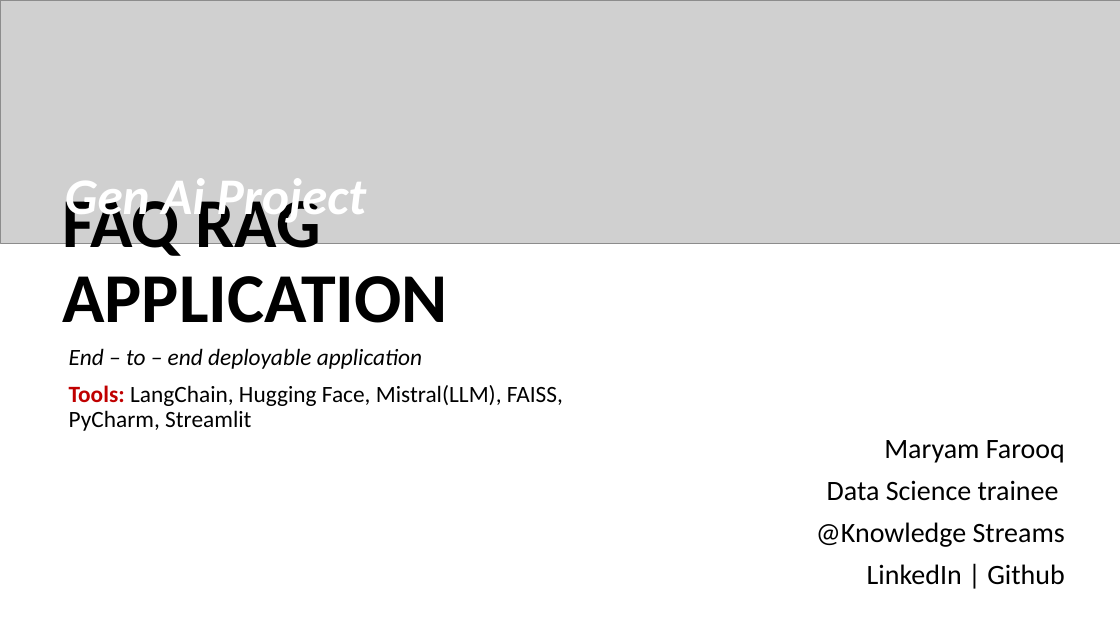
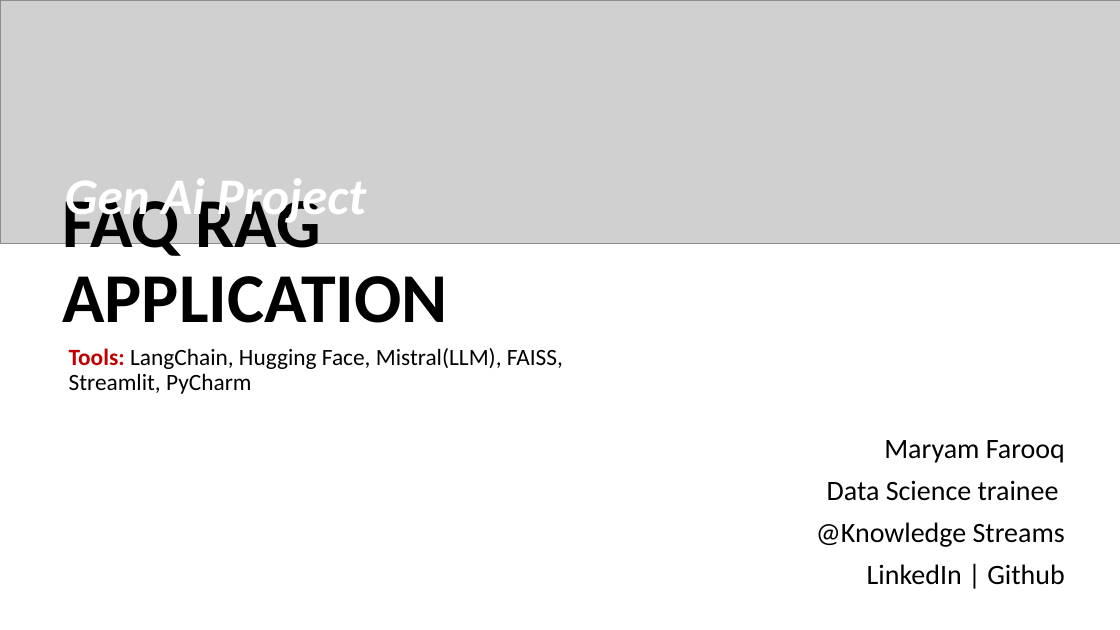
Before and after one commit to maryamfarooq13/FAQ-RAG-Application, a slide deck: slide 1 of Project Presentation.pptx. Drawn at 1120x630 pixels with LibreOffice and Linux fonts; fonts in the diff are those of the drawing; grey boxes stand for pictures. Boxes give left, top, right and bottom in pixels: in the first picture for what was removed or moved away, otherwise in the second. Text is boxed around its words. In the diff, an @@ line names an element or a change of style, - is before the commit and + after.

```diff
--- a/Project Presentation.pptx
+++ b/Project Presentation.pptx
@@ text at bbox=[69, 348, 563, 394]: text changed @@
-End – to – end deployable application
-Tools: LangChain, Hugging Face, Mistral(LLM), FAISS, PyCharm, Streamlit
+Tools: LangChain, Hugging Face, Mistral(LLM), FAISS, Streamlit, PyCharm
```
Also in this commit, not shown: 13 other slides changed, 6 slides added, 8 slides removed, 7 other files.
